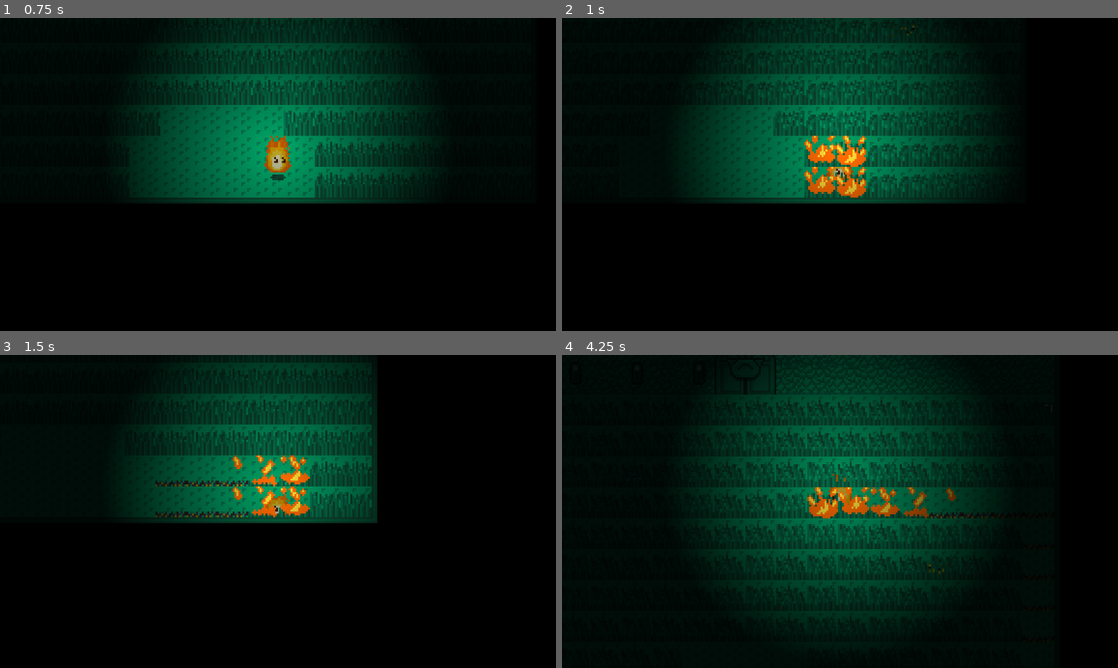
Above: before the commit, frames 1-4 (two rows, left to right).
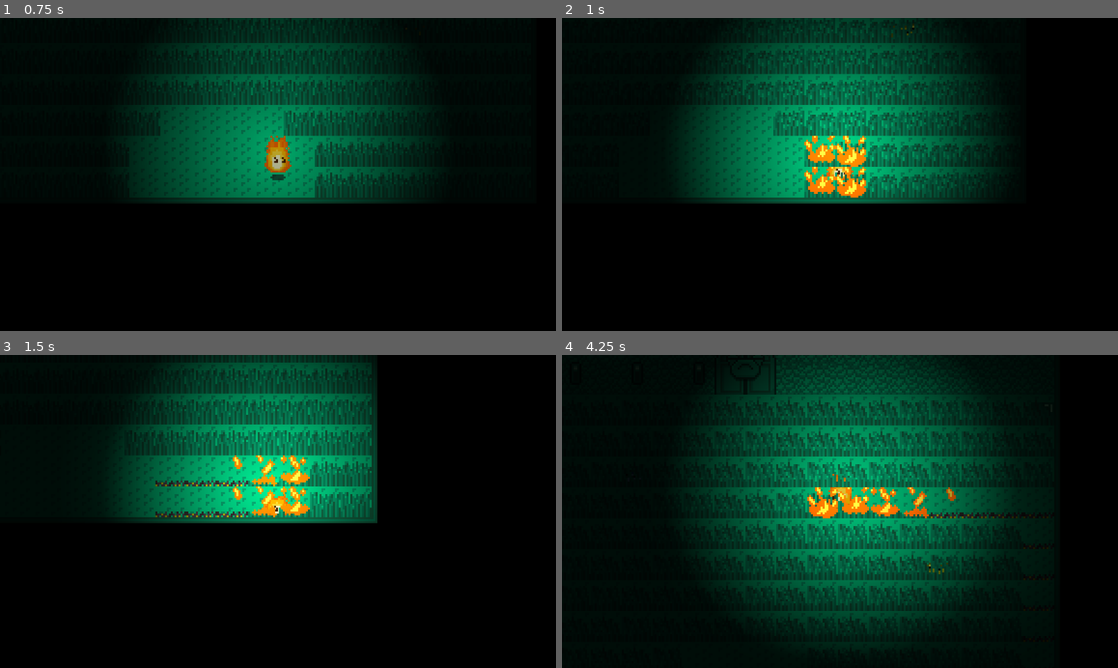
Above: after the commit, the same moments.

Repository: MalcolmFonseca/torch-game
Game: Godot game, scene res://scenes/grass-cave/grass-cave.tscn
The game is run twice, just before and just after one commit, with the same random seed, the same clock (stepped at 60 frames per second) and the same inputs. This scene is started directly instead of the project's main scene.
Inputs:
- Up to frame 1 (0.75 s): hold Right (ui_right) from 0.53 s (still down); hold E (Interact) from 0.53 s (still down)
- Up to frame 2 (1 s): keep holding Right (ui_right); keep holding E (Interact)
- Up to frame 3 (1.5 s): release Right (ui_right) at 1.28 s; release E (Interact) at 1.28 s; hold Down (ui_down) from 1.28 s (still down); tap E (Interact) at 1.35 s
- Up to frame 4 (4.25 s): release Down (ui_down) at 2.03 s; hold Right (ui_right) 2.03-2.78 s; hold E (Interact) 2.03-2.78 s; hold Up (ui_up) 2.78-3.53 s; tap E (Interact) at 2.85 s; hold Left (ui_left) from 3.53 s (still down); hold E (Interact) from 3.53 s (still down)

Frame 1 is identical in both runs. In frame 2, 11% of the frame differs, in the area x 29-69%, y 12-60%; in frame 3, 16%; in frame 4, 19%, in the area x 35-81%, y 10-85%.

Commit message:
fixed bg music panning, added sound effects for frog, lever, button, add light source to burning grass

Diff:
--- /dev/null
+++ b/scenes/grass-cave/firelight.tscn
@@ -0,0 +1,16 @@
+[gd_scene load_steps=3 format=3 uid="uid://c8wfymq40b7ld"]
+
+[sub_resource type="Gradient" id="Gradient_clxmv"]
+offsets = PackedFloat32Array(0.013333334, 0.68)
+colors = PackedColorArray(1, 1, 1, 1, 0, 0, 0, 1)
+
+[sub_resource type="GradientTexture2D" id="GradientTexture2D_6dvtp"]
+gradient = SubResource("Gradient_clxmv")
+width = 192
+height = 192
+fill = 1
+fill_from = Vector2(0.5, 0.5)
+
+[node name="Firelight" type="PointLight2D"]
+energy = 0.1
+texture = SubResource("GradientTexture2D_6dvtp")
--- a/scenes/grass-cave/frog.tscn
+++ b/scenes/grass-cave/frog.tscn
@@ -82,3 +82,5 @@
 [node name="CollisionShape2D" type="CollisionShape2D" parent="."]
 position = Vector2(0, -3)
 shape = SubResource("RectangleShape2D_247fp")
+
+[node name="AudioStreamPlayer2D" type="AudioStreamPlayer2D" parent="."]
--- a/scenes/grass-cave/lever.tscn
+++ b/scenes/grass-cave/lever.tscn
@@ -46,4 +46,8 @@
 position = Vector2(0, 7)
 shape = SubResource("RectangleShape2D_ib54a")
 
+[node name="AudioStreamPlayer2D" type="AudioStreamPlayer2D" parent="."]
+volume_db = 5.0
+pitch_scale = 0.75
+
 [connection signal="input_event" from="." to="." method="_on_input_event"]
--- a/scenes/sound_controller.tscn
+++ b/scenes/sound_controller.tscn
@@ -6,3 +6,5 @@
 script = ExtResource("1_tg377")
 
 [node name="AudioStreamPlayer2D" type="AudioStreamPlayer2D" parent="."]
+attenuation = 0.0
+panning_strength = 0.0
--- a/scenes/water-cave/button.tscn
+++ b/scenes/water-cave/button.tscn
@@ -69,3 +69,7 @@
 sprite_frames = SubResource("SpriteFrames_k4s3e")
 animation = &"green_down"
 autoplay = "green_up"
+
+[node name="AudioStreamPlayer2D" type="AudioStreamPlayer2D" parent="."]
+volume_db = 5.0
+pitch_scale = 0.75
--- a/scripts/grass-cave/frog.gd
+++ b/scripts/grass-cave/frog.gd
@@ -8,6 +8,7 @@
 var text_bubble_asset: PackedScene = preload("res://scenes/text_bubble.tscn")
 var text_bubble: Node = null
 
+@onready var audio_stream_player_2d: AudioStreamPlayer2D = $AudioStreamPlayer2D
 
 func _ready() -> void:
 	#connect signal to function
@@ -26,6 +27,8 @@
 			animated_sprite_2d.play("green-idle")
 
 func _on_body_entered(_body: Node2D) -> void:
+	#make sound
+	croak()
 	#uncover frog
 	covered = false
 	if !text_bubble:
@@ -52,3 +55,12 @@
 	if text_bubble:
 		text_bubble.queue_free()
 	text_bubble = null
+
+func croak() -> void:
+	#random ribbit sound
+	match randi() % 2:
+		1:
+			audio_stream_player_2d.stream = preload("res://assets/grass-cave/sounds/Frog Sounds/Ribbit1.wav")
+		_:
+			audio_stream_player_2d.stream = preload("res://assets/grass-cave/sounds/Frog Sounds/Ribbit2.wav")
+	audio_stream_player_2d.play()
--- a/scripts/grass-cave/lever.gd
+++ b/scripts/grass-cave/lever.gd
@@ -5,6 +5,8 @@
 
 @onready var animated_sprite_2d: AnimatedSprite2D = $AnimatedSprite2D
 var level_controller: Node
+
+@onready var audio_stream_player_2d: AudioStreamPlayer2D = $AudioStreamPlayer2D
 
 func _ready() -> void:
 	#connect signal to function
@@ -23,8 +25,12 @@
 	match flipped:
 		true:
 			animated_sprite_2d.play("down")
+			audio_stream_player_2d.stream = preload("res://assets/grass-cave/sounds/SwitchOn.wav")
+			audio_stream_player_2d.play()
 		false:
 			animated_sprite_2d.play("up")
+			audio_stream_player_2d.stream = preload("res://assets/grass-cave/sounds/SwitchOff.wav")
+			audio_stream_player_2d.play()
 
 	level_controller.call("check")
 
--- a/scripts/grass-cave/tall_grass.gd
+++ b/scripts/grass-cave/tall_grass.gd
@@ -4,6 +4,9 @@
 var burned: bool = false
 
 @onready var animated_sprite_2d: AnimatedSprite2D = $AnimatedSprite2D
+
+var fire_light_asset: PackedScene = preload("res://scenes/grass-cave/firelight.tscn")
+var fire_light: Node = null
 
 func _ready() -> void:
     self.body_entered.connect(_on_body_entered)
@@ -19,9 +22,15 @@
 
 func _on_body_entered(_body: Node2D) -> void:
     if !burned:
+        #create light along with the flame
+        fire_light = fire_light_asset.instantiate()
+        self.add_child(fire_light)
         #play burn animation
         animated_sprite_2d.play("burn0")
         #tuck burnt grass behind other objects
         self.z_index = 0
         #make sure you cant burn grass twice
         burned = true
+
+        await get_tree().create_timer(.5).timeout
+        fire_light.queue_free()
--- a/scripts/water-cave/button.gd
+++ b/scripts/water-cave/button.gd
@@ -8,6 +8,8 @@
 
 var rain_asset: PackedScene = preload("res://scenes/water-cave/rain.tscn")
 var rain: Node = null
+
+@onready var audio_stream_player_2d: AudioStreamPlayer2D = $AudioStreamPlayer2D
 
 func _ready() -> void:
 	self.body_entered.connect(_on_body_entered)
@@ -23,6 +25,9 @@
 	else:
 		animated_sprite_2d.play("green_down")
 
+	audio_stream_player_2d.stream = preload("res://assets/grass-cave/sounds/SwitchOn.wav")
+	audio_stream_player_2d.play()
+
 	if !is_answer:
 		rain = rain_asset.instantiate()
 		add_child(rain)
Not shown, changed: TODO.txt
Not shown, added: assets/grass-cave/sounds/Frog Sounds/Ribbit1.wav.import
Not shown, added: assets/grass-cave/sounds/Frog Sounds/Ribbit2.wav.import
Not shown, added: assets/grass-cave/sounds/SwitchOff.wav.import
Not shown, added: assets/grass-cave/sounds/SwitchOn.wav.import
Not shown, added: assets/grass-cave/sounds/Frog Sounds/Ribbit1.wav
Not shown, added: assets/grass-cave/sounds/Frog Sounds/Ribbit2.wav
Not shown, added: assets/grass-cave/sounds/SwitchOff.wav
Not shown, added: assets/grass-cave/sounds/SwitchOn.wav
